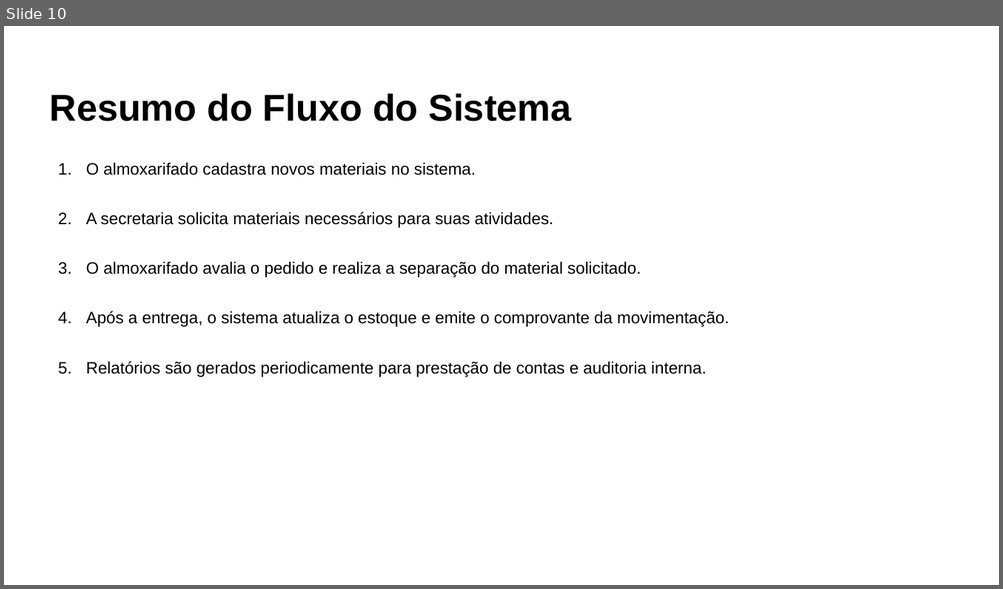
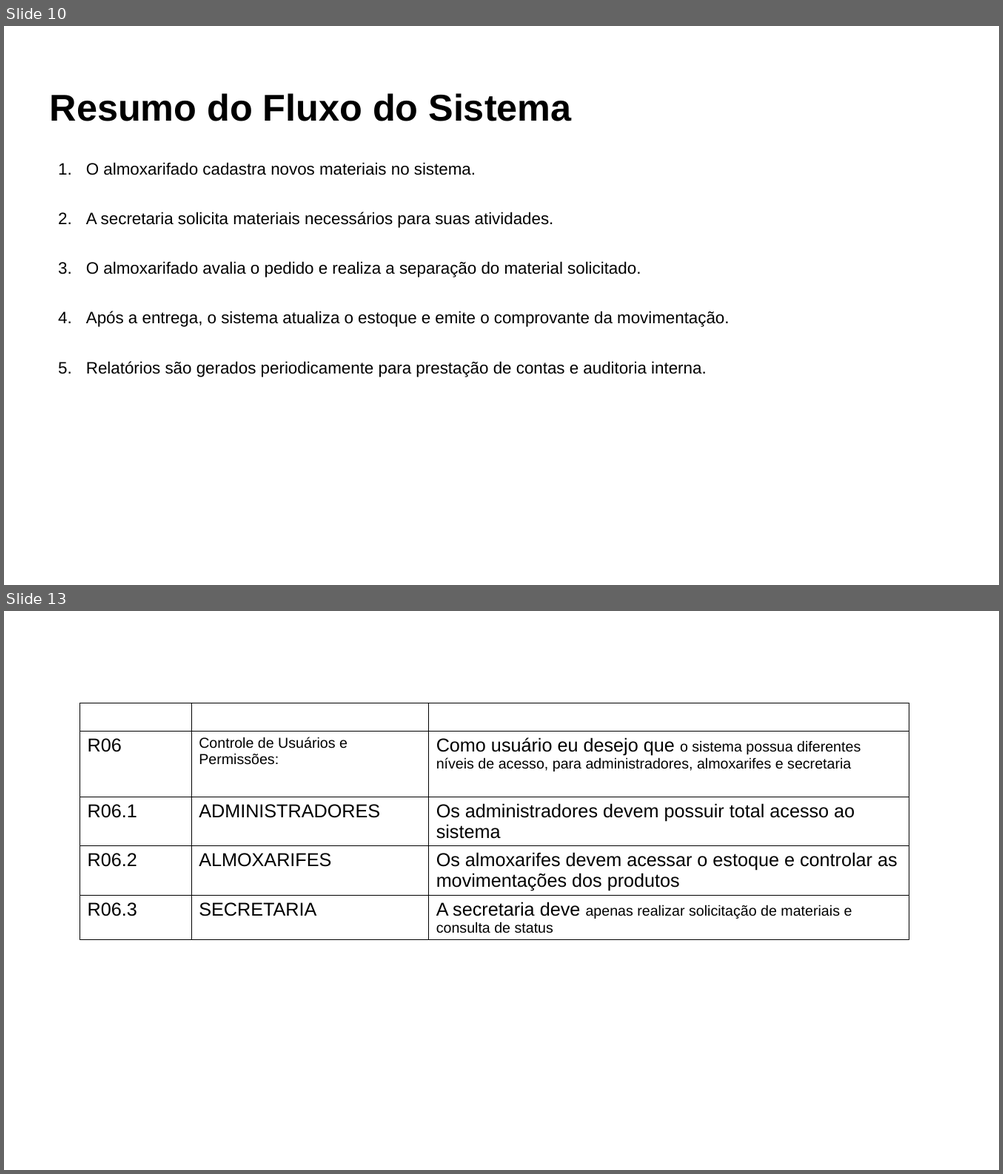
Before and after one commit to cauan1746/almoxarifadoCavinques, a slide deck: Documentacao/ModelagemSistema_TemplateInicial.pptx. Shown one above the other, each under a label of ours: slide 10 before the commit, slides 10 and 13 after it; the slides between them are not shown. The pictures are 1003x589 and 1003x1174 pixels, drawn with LibreOffice and Linux fonts; fonts in the diff are those of the drawing. Boxes give left, top, right and bottom in pixels: in the first picture for what was removed or moved away, otherwise in the second. Text is boxed around its words. In the diff, an @@ line names an element or a change of style, - is before the commit and + after.

```diff
--- a/Documentacao/ModelagemSistema_TemplateInicial.pptx
+++ b/Documentacao/ModelagemSistema_TemplateInicial.pptx
@@ slide 13 added at bbox=[4, 611, 999, 1170], background #FFFFFF @@
@@ table added at bbox=[80, 703, 909, 954], 5 rows, 3 columns @@
+ |  | 
+R06 | Controle de Usuários e Permissões: | Como usuário eu desejo que o sistema possua diferentes níveis de acesso, para administradores, almoxarifes e secretaria
+R06.1 | ADMINISTRADORES | Os administradores devem possuir total acesso ao sistema
+R06.2 | ALMOXARIFES | Os almoxarifes devem acessar o estoque e controlar as movimentações dos produtos
+R06.3 | SECRETARIA | A secretaria deve apenas realizar solicitação de materiais e consulta de status
```
Also in this commit, not shown: 5 slides changed, 6 other slides added, 2 slides removed, 2 other files.
